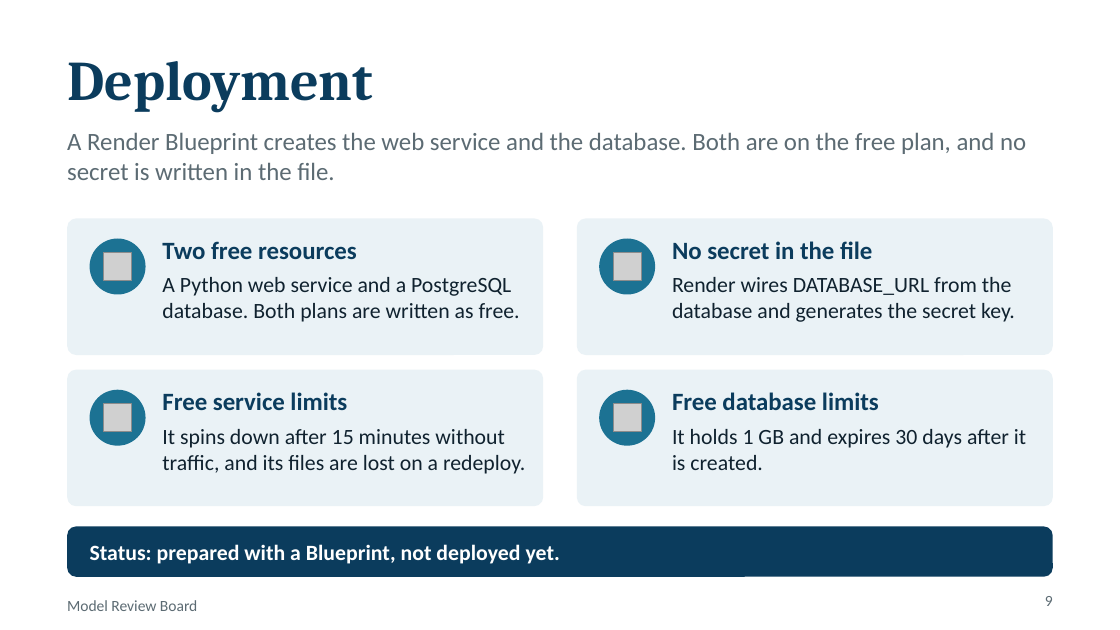
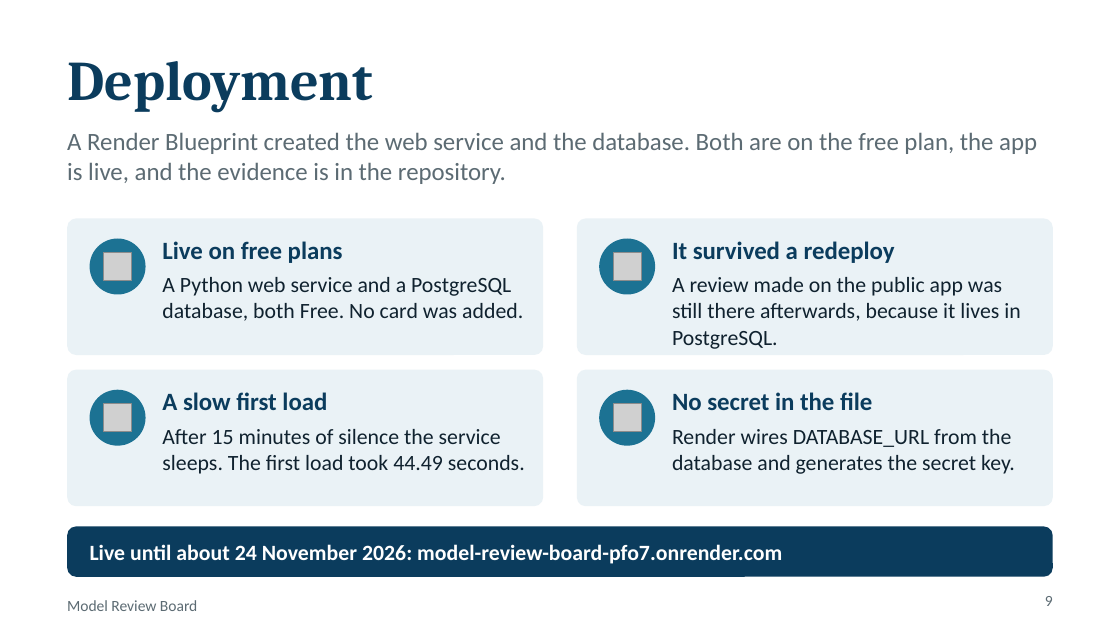
Before and after one commit to michobc205/model-review-board, a slide deck: slide 9 of Model-Review-Board.pptx. Drawn at 1120x630 pixels with LibreOffice and Linux fonts; fonts in the diff are those of the drawing; grey boxes stand for pictures. Boxes give left, top, right and bottom in pixels: in the first picture for what was removed or moved away, otherwise in the second. Text is boxed around its words. In the diff, an @@ line names an element or a change of style, - is before the commit and + after.

Commit message:
Update slides to the deployed state and add the expiry dates to the README

```diff
--- a/Model-Review-Board.pptx
+++ b/Model-Review-Board.pptx
@@ text at [67, 132, 1037, 184]: text changed @@
-A Render Blueprint creates the web service and the database. Both are on the free plan, and no secret is written in the file.
+A Render Blueprint created the web service and the database. Both are on the free plan, the app is live, and the evidence is in the repository.
@@ text at [162, 241, 343, 263]: text changed @@
-Two free resources
+Live on free plans
@@ text at [672, 241, 895, 263]: text changed @@
-No secret in the file
+It survived a redeploy
@@ text at [162, 277, 523, 321]: text changed @@
-A Python web service and a PostgreSQL database. Both plans are written as free.
+A Python web service and a PostgreSQL database, both Free. No card was added.
@@ text at [672, 277, 1020, 349]: text changed @@
-Render wires DATABASE_URL from the database and generates the secret key.
+A review made on the public app was still there afterwards, because it lives in PostgreSQL.
@@ text at [162, 392, 327, 410]: text changed @@
-Free service limits
+A slow first load
@@ text at [672, 392, 872, 410]: text changed @@
-Free database limits
+No secret in the file
@@ text at [162, 429, 525, 474]: text changed @@
-It spins down after 15 minutes without traffic, and its files are lost on a redeploy.
+After 15 minutes of silence the service sleeps. The first load took 44.49 seconds.
@@ text at [672, 429, 1015, 474]: text changed @@
-It holds 1 GB and expires 30 days after it is created.
+Render wires DATABASE_URL from the database and generates the secret key.
@@ text at [90, 544, 782, 564]: text changed @@
-Status: prepared with a Blueprint, not deployed yet.
+Live until about 24 November 2026: model-review-board-pfo7.onrender.com
```
Also in this commit, not shown: 1 other slide changed, 1 other file.
